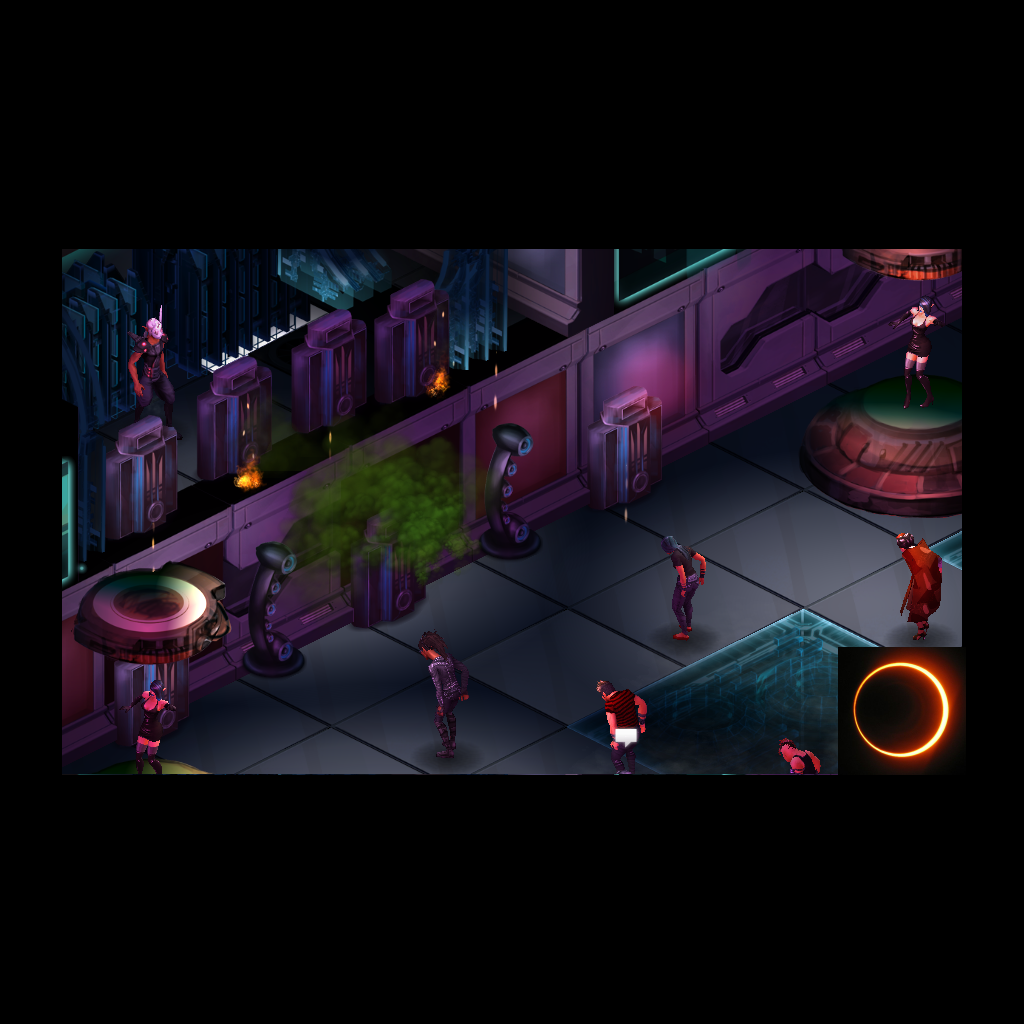
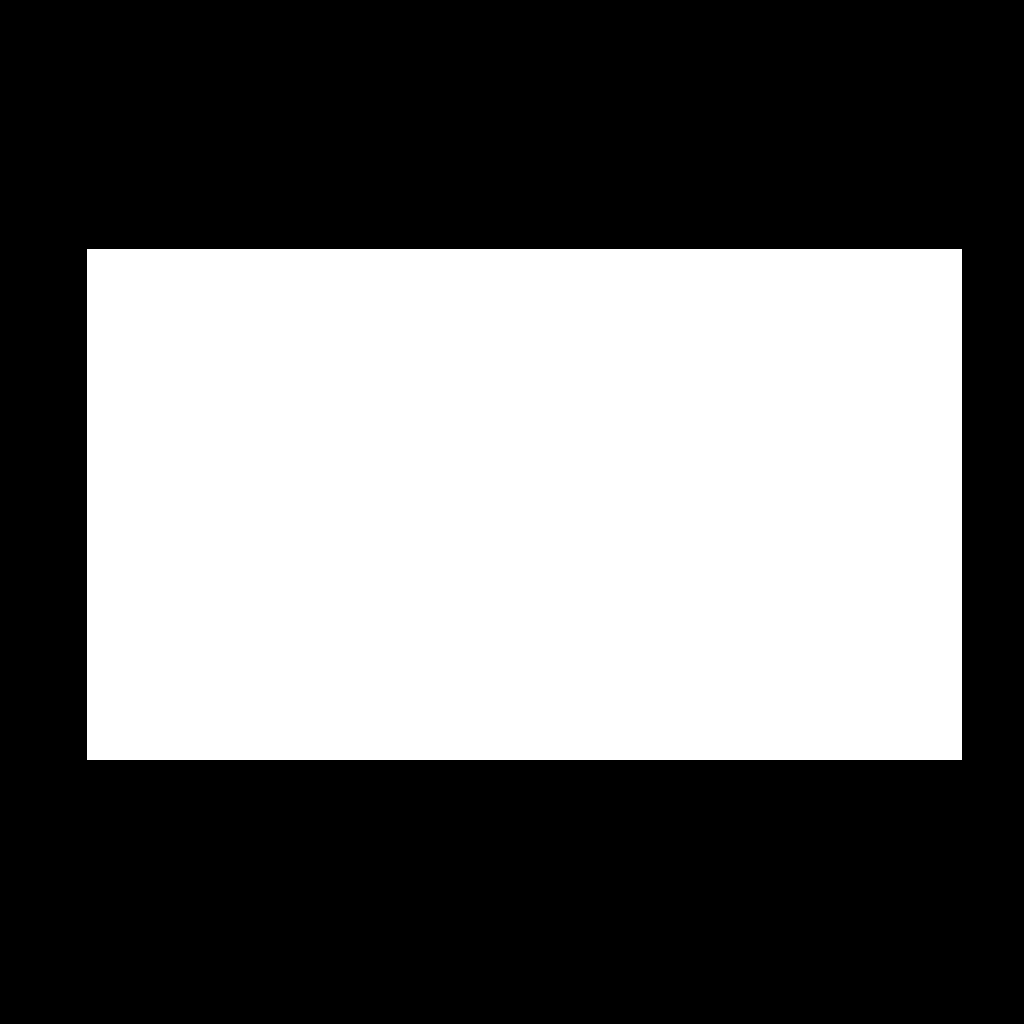
Before/after of a w=1024, h=1024 layered artwork. What changed in the layer stack:
hid "preview.png" over [838, 647, 966, 775]
painted on "Background" over [62, 249, 962, 775]
hid "Screenshot" over [62, 249, 962, 775]
